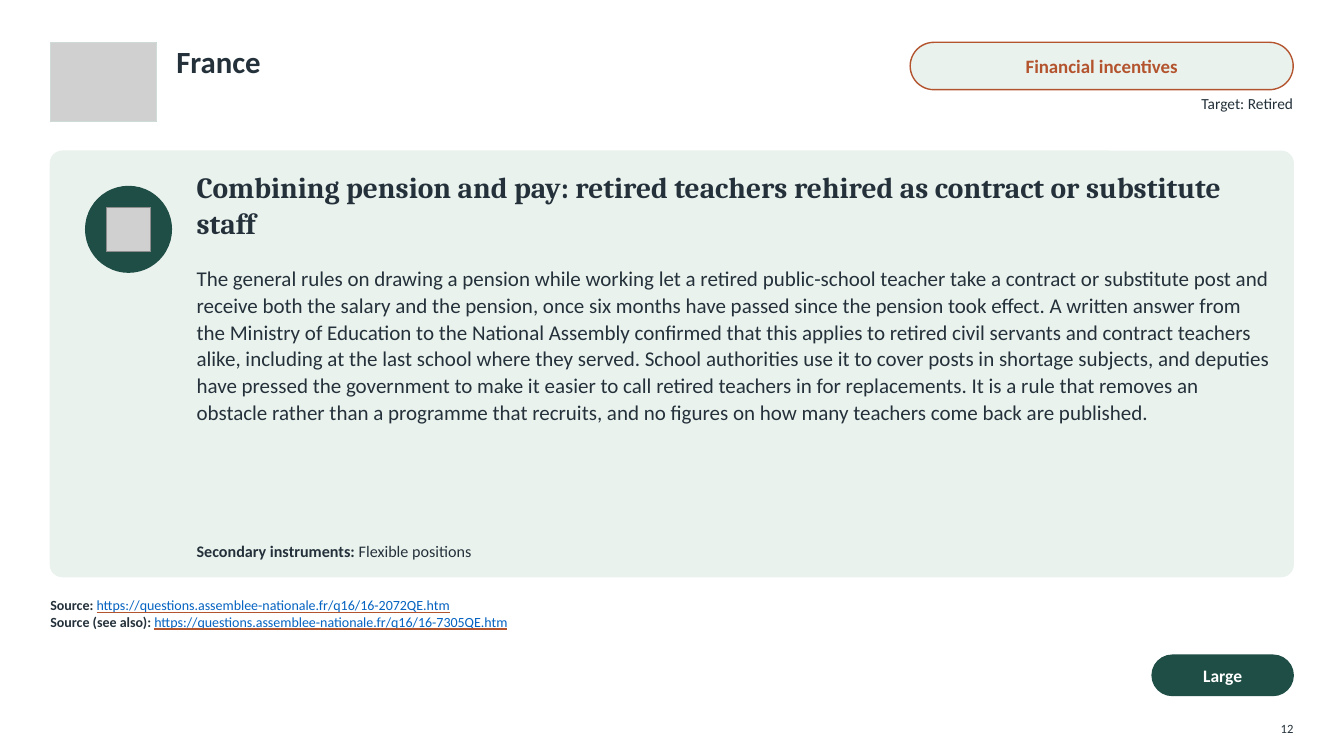
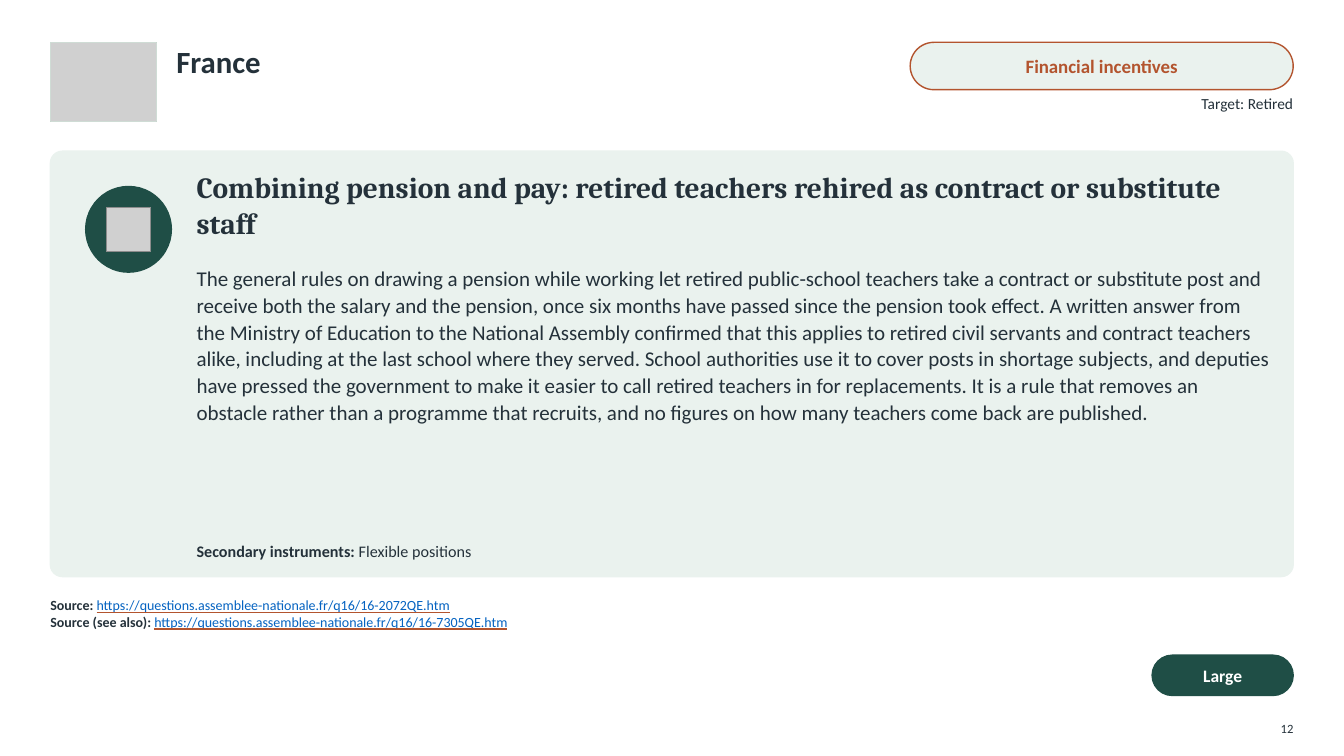
Before and after one commit to jedr1-ship-it/Alternative-Pathways----Quant, a slide deck: slide 12 of policies/Re-attracting_Former_Teachers.pptx. Drawn at 1344x756 pixels with LibreOffice and Linux fonts; fonts in the diff are those of the drawing; grey boxes stand for pictures. Boxes give left, top, right and bottom in pixels: in the first picture for what was removed or moved away, otherwise in the second. Text is boxed around its words. In the diff, an @@ line names an element or a change of style, - is before the commit and + after.

```diff
--- a/policies/Re-attracting_Former_Teachers.pptx
+++ b/policies/Re-attracting_Former_Teachers.pptx
@@ text at box(197, 271, 1269, 424): text changed @@
-The general rules on drawing a pension while working let a retired public-school teacher take a contract or substitute post and receive both the salary and the pension, once six months have passed since the pension took effect. A written answer from the Ministry of Education to the National Assembly confirmed that this applies to retired civil servants and contract teachers alike, including at the last school where they served. School authorities use it to cover posts in shortage subjects, and deputies have pressed the government to make it easier to call retired teachers in for replacements. It is a rule that removes an obstacle rather than a programme that recruits, and no figures on how many teachers come back are published.
+The general rules on drawing a pension while working let retired public-school teachers take a contract or substitute post and receive both the salary and the pension, once six months have passed since the pension took effect. A written answer from the Ministry of Education to the National Assembly confirmed that this applies to retired civil servants and contract teachers alike, including at the last school where they served. School authorities use it to cover posts in shortage subjects, and deputies have pressed the government to make it easier to call retired teachers in for replacements. It is a rule that removes an obstacle rather than a programme that recruits, and no figures on how many teachers come back are published.
```
Also in this commit, not shown: 12 other slides changed, 2 other files.
